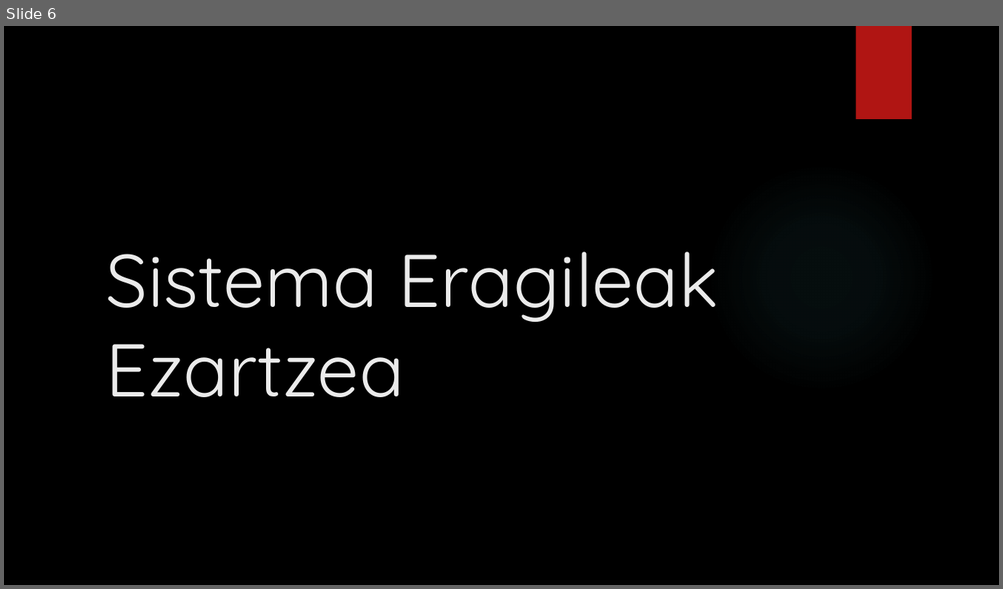
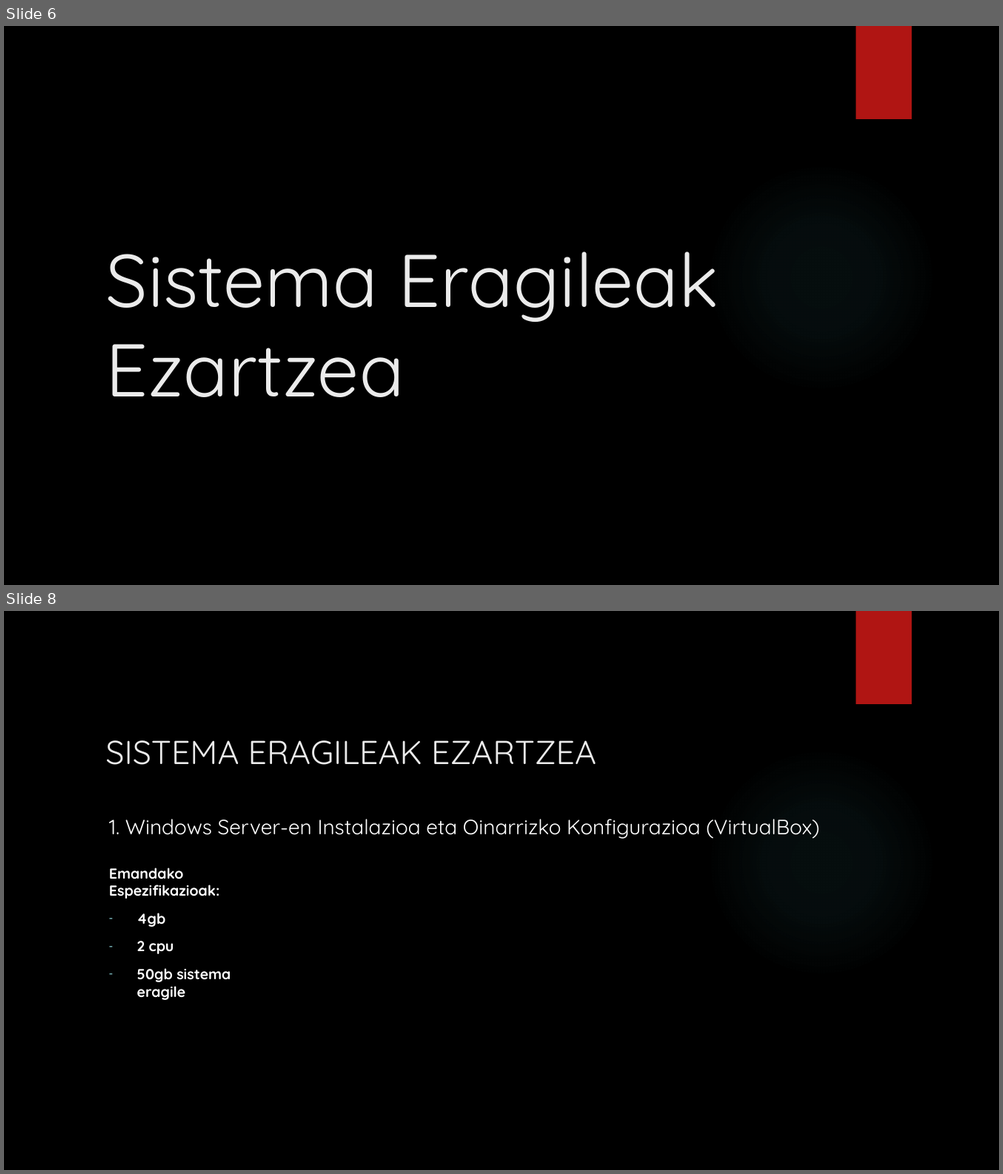
Before and after one commit to aldalurxabier-cmyk/1.-Erronka, a slide deck: Aurkezpena/1.Erronka Aurkezpena.pptx. Shown one above the other, each under a label of ours: slide 6 before the commit, slides 6 and 8 after it; the slides between them are not shown. The pictures are 1003x589 and 1003x1174 pixels, drawn with LibreOffice and Linux fonts; fonts in the diff are those of the drawing; background and template pictures are left out. Boxes give left, top, right and bottom in pixels: in the first picture for what was removed or moved away, otherwise in the second. Text is boxed around its words. In the diff, an @@ line names an element or a change of style, - is before the commit and + after.

Commit message:
Aurkezpena sistemak hasiera

```diff
--- a/Aurkezpena/1.Erronka Aurkezpena.pptx
+++ b/Aurkezpena/1.Erronka Aurkezpena.pptx
@@ slide 8 added at bbox=[4, 611, 999, 1170], background picture (left out); not listed: 2 template elements that a slide beside it also shows @@
@@ title added at bbox=[105, 741, 596, 765], 32 pt, text #EBEBEB @@
+SISTEMA ERAGILEAK EZARTZEA
@@ text added at bbox=[109, 819, 819, 839], 20 pt, text #FFFFFF @@
+1. Windows Server-en Instalazioa eta Oinarrizko Konfigurazioa (VirtualBox)
@@ text added at bbox=[109, 868, 230, 1000], 14 pt, text #FFFFFF, bold @@
+Emandako Espezifikazioak:
+– 4gb
+– 2 cpu
+– 50gb sistema eragile
```
Also in this commit, not shown: 9 other slides added, 1 slide removed, 1 other file.
